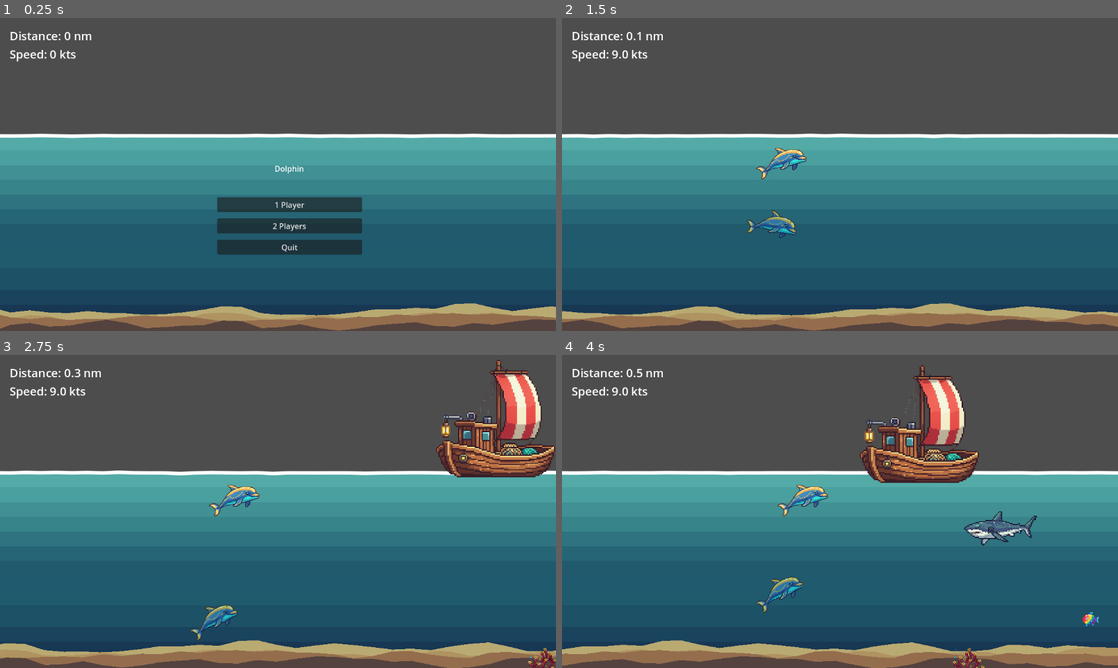
Above: before the commit, frames 1-4 (two rows, left to right).
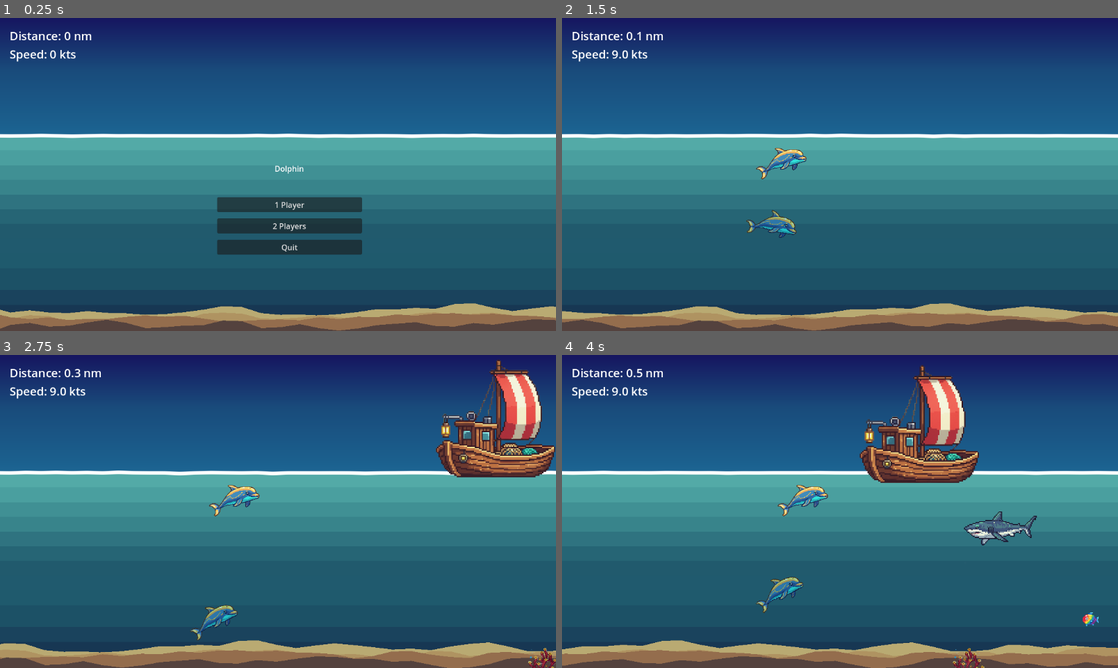
Above: after the commit, the same moments.

Repository: sandritalb/dolphin_ai
Game: Godot game, scene res://scenes/main.tscn
The game is run twice, just before and just after one commit, with the same random seed, the same clock (stepped at 60 frames per second) and the same inputs.
Inputs:
- Up to frame 1 (0.25 s): no input
- Up to frame 2 (1.5 s): click "1 Player" at 0.5 s; tap Enter (ui_accept) at 1.25 s; hold Right (ui_right) from 1.28 s (still down)
- Up to frame 3 (2.75 s): tap Enter (ui_accept) at 1.52, 2.27 s; release Right (ui_right) at 2.03 s; hold Down (ui_down) from 2.03 s (still down)
- Up to frame 4 (4 s): release Down (ui_down) at 2.78 s; hold Right (ui_right) 2.78-3.53 s; hold Up (ui_up) from 3.53 s (still down); tap Enter (ui_accept) at 3.77 s

The runs differ from the first frame. In frame 1, 37% of the frame differs, in the area x 0-100%, y 0-38%; in frame 2, 37%; in frame 3, 33%; in frame 4, 33%.

Commit message:
feat: Add GradientBackground scene and gradient shader for visual effects

Diff:
--- /dev/null
+++ b/scenes/GradientBackground.tscn
@@ -0,0 +1,6 @@
+[gd_scene load_steps=2 format=3 uid="uid://dk8v6gdt5h3cq"]
+
+[ext_resource type="Script" path="res://scripts/gradient_background.gd" id="1_gradient"]
+
+[node name="GradientBackground" type="CanvasLayer"]
+script = ExtResource("1_gradient")
--- a/scenes/main.tscn
+++ b/scenes/main.tscn
@@ -1,9 +1,10 @@
-[gd_scene load_steps=13 format=3 uid="uid://crvd34oyxlqvf"]
+[gd_scene load_steps=14 format=3 uid="uid://crvd34oyxlqvf"]
 
 [ext_resource type="Script" path="res://scripts/camera.gd" id="1_jyhfs"]
 [ext_resource type="Script" uid="uid://cygc517leoia2" path="res://scripts/game_manager.gd" id="1_tipki"]
 [ext_resource type="PackedScene" uid="uid://bj06yxbsjo35t" path="res://water_demo/WaterBodyContinuous.tscn" id="4_eb6dy"]
 [ext_resource type="PackedScene" path="res://scenes/SeaBottom.tscn" id="4_ya4ey"]
+[ext_resource type="PackedScene" uid="uid://dk8v6gdt5h3cq" path="res://scenes/GradientBackground.tscn" id="11_gradient"]
 [ext_resource type="Script" uid="uid://c803solqrng77" path="res://scripts/obstacle_generator.gd" id="5_85g3d"]
 [ext_resource type="Script" uid="uid://2l28qxfmwowd" path="res://scripts/cloud_generator.gd" id="5_eb6dy"]
 [ext_resource type="Script" uid="uid://go80kmqdnfw6" path="res://scripts/fish_generator.gd" id="7_ya4ey"]
@@ -15,6 +16,9 @@
 
 [node name="Main" type="Node"]
 script = ExtResource("1_tipki")
+
+[node name="GradientBackground" parent="." instance=ExtResource("11_gradient")]
+layer = -1
 
 [node name="Camera2D" type="Camera2D" parent="."]
 offset = Vector2(0, 100)
--- /dev/null
+++ b/scripts/gradient_background.gd
@@ -0,0 +1,73 @@
+extends CanvasLayer
+
+func _ready():
+	var gradient = Gradient.new()
+
+	# Agregar los colores en el orden especificado
+	var colors = [
+		Color("163160"),
+		Color("184b7b"),
+		Color("1b5f8d"),
+		Color("2077a4"),
+		Color("3193bd"),
+		Color("4ea5ca"),
+		Color("8cc5e0")
+	]
+
+	# Configurar los puntos del degradado
+	for i in range(colors.size()):
+		var position = float(i) / (colors.size() - 1)
+		gradient.add_point(position, colors[i])
+
+	# Crear un ColorRect con el degradado
+	var color_rect = ColorRect.new()
+	color_rect.anchor_left = 0
+	color_rect.anchor_top = 0
+	color_rect.anchor_right = 1
+	color_rect.anchor_bottom = 1
+	color_rect.color = Color.WHITE
+
+	# Crear un shader para el degradado suave
+	var shader = Shader.new()
+	shader.code = """
+shader_type canvas_item;
+
+void fragment() {
+	// Degradado vertical suave de arriba hacia abajo
+	float vertical_pos = UV.y;
+
+	// Definir los colores
+	vec3 color1 = vec3(0.086, 0.086, 0.376);  // 163160
+	vec3 color2 = vec3(0.098, 0.294, 0.482);  // 184b7b
+	vec3 color3 = vec3(0.106, 0.373, 0.553);  // 1b5f8d
+	vec3 color4 = vec3(0.125, 0.467, 0.643);  // 2077a4
+	vec3 color5 = vec3(0.196, 0.576, 0.741);  // 3193bd
+	vec3 color6 = vec3(0.306, 0.647, 0.792);  // 4ea5ca
+	vec3 color7 = vec3(0.549, 0.773, 0.878);  // 8cc5e0
+
+	vec3 final_color;
+
+	if (vertical_pos < 0.1667) {
+		final_color = mix(color1, color2, vertical_pos / 0.1667);
+	} else if (vertical_pos < 0.3334) {
+		final_color = mix(color2, color3, (vertical_pos - 0.1667) / 0.1667);
+	} else if (vertical_pos < 0.5) {
+		final_color = mix(color3, color4, (vertical_pos - 0.3334) / 0.1666);
+	} else if (vertical_pos < 0.6667) {
+		final_color = mix(color4, color5, (vertical_pos - 0.5) / 0.1667);
+	} else if (vertical_pos < 0.8334) {
+		final_color = mix(color5, color6, (vertical_pos - 0.6667) / 0.1667);
+	} else {
+		final_color = mix(color6, color7, (vertical_pos - 0.8334) / 0.1666);
+	}
+
+	COLOR = vec4(final_color, 1.0);
+}
+"""
+
+	var material = ShaderMaterial.new()
+	material.shader = shader
+	color_rect.material = material
+
+	add_child(color_rect)
+	move_child(color_rect, 0)
